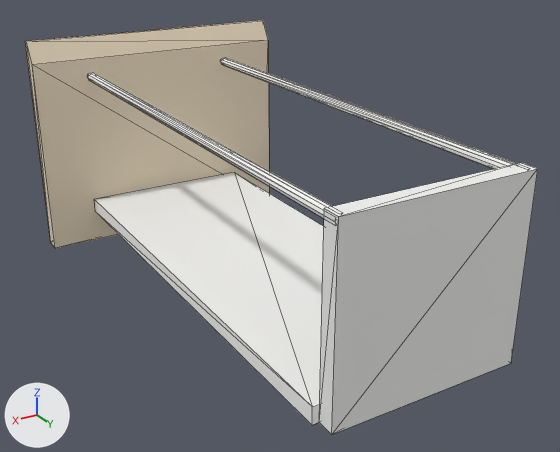
Renders of the glTF model 2025-284-B01-Kjokken-Plan-1/sim/skuff_N4_2.glb from each side of a commit.
Before and after are seen from a camera (50 mm lens) standing at (2730.0, 256.0, 798.0) and looking at (2370.0, -343.0, 499.0). The axes (+X, +Y, +Z) are drawn at lower left. The lights are the same throughout. The picture after the commit comes second. Mesh edges are drawn as thin lines.
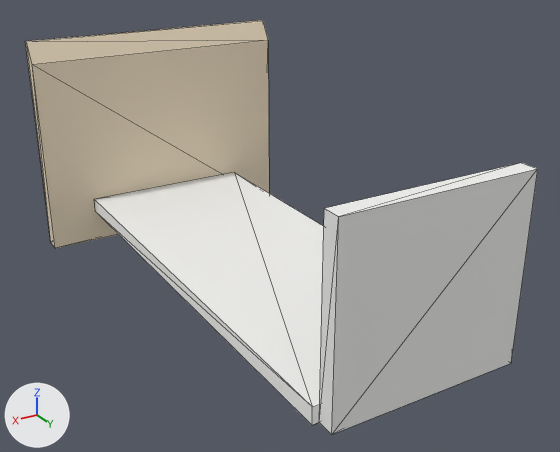
What the commit changed:
me_mesh_0 is used by ob_mesh_0; location (0.0, 0.0, 0.0).
me_mesh_0 had 66 vertices, 112 faces and spanned x 2233.0..2527.0, y -620.0..-109.0, z 410.0..650.0.
me_mesh_0 now has 26 vertices, 40 faces and spans x 2233.0..2527.0, y -620.0..-109.0, z 410.0..650.0.
me_mesh_0 part 1: the loose piece of 20 vertices spanning x 2292.0..2302.0, y -600.0..-113.0, z 603.0..613.0 is deleted.
me_mesh_0 part 2: the loose piece of 20 vertices spanning x 2458.0..2468.0, y -600.0..-113.0, z 603.0..613.0 is deleted.
me_mesh_0 no longer uses material mat_reling (white #f7f7f3).

Boxes (x1, y1, x2, y2) around the edits, measured in the pictures (560 x 452 px):
part 1 of me_mesh_0, deleted: before (220, 57, 517, 169)
part 2 of me_mesh_0, deleted: before (88, 72, 332, 218)
